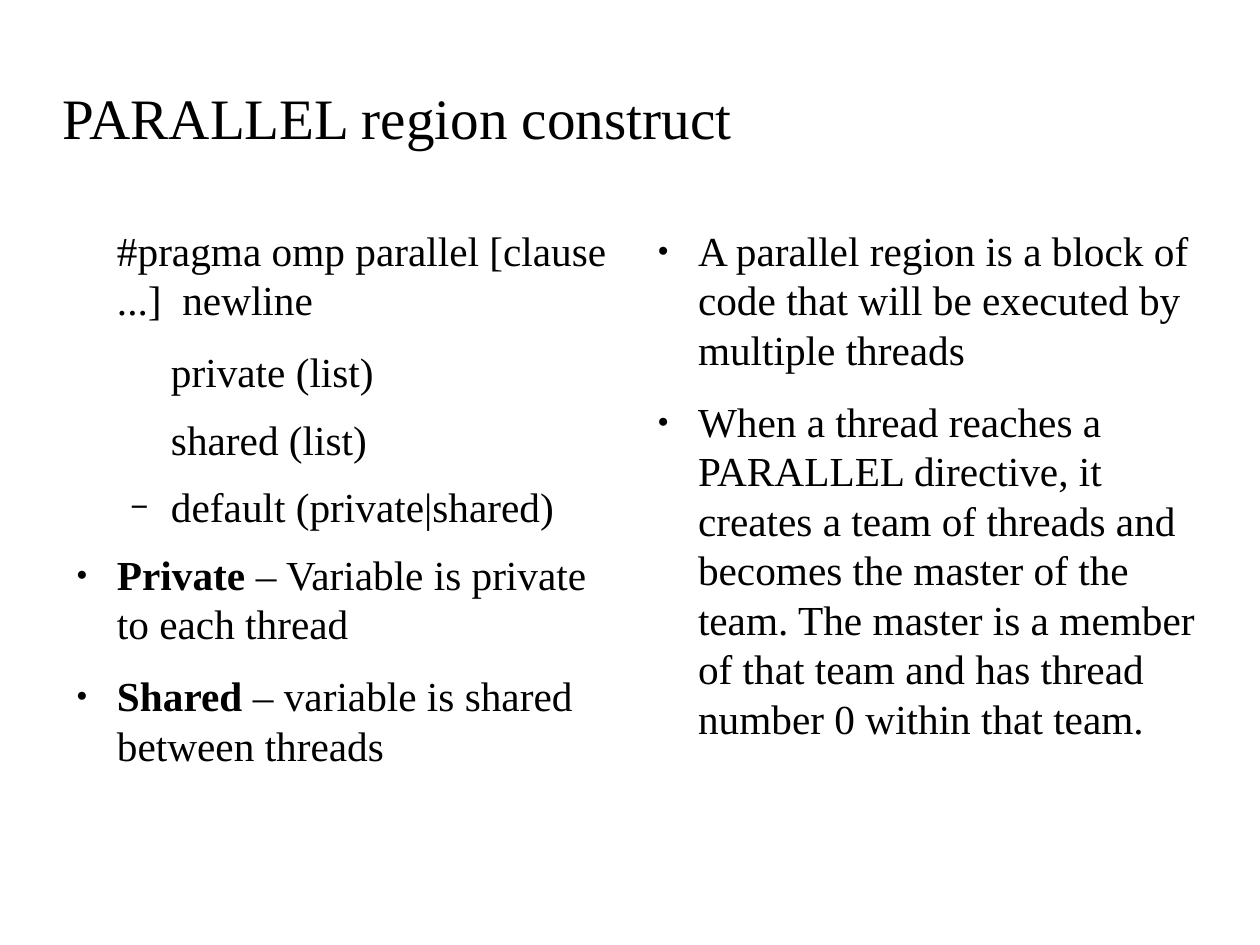
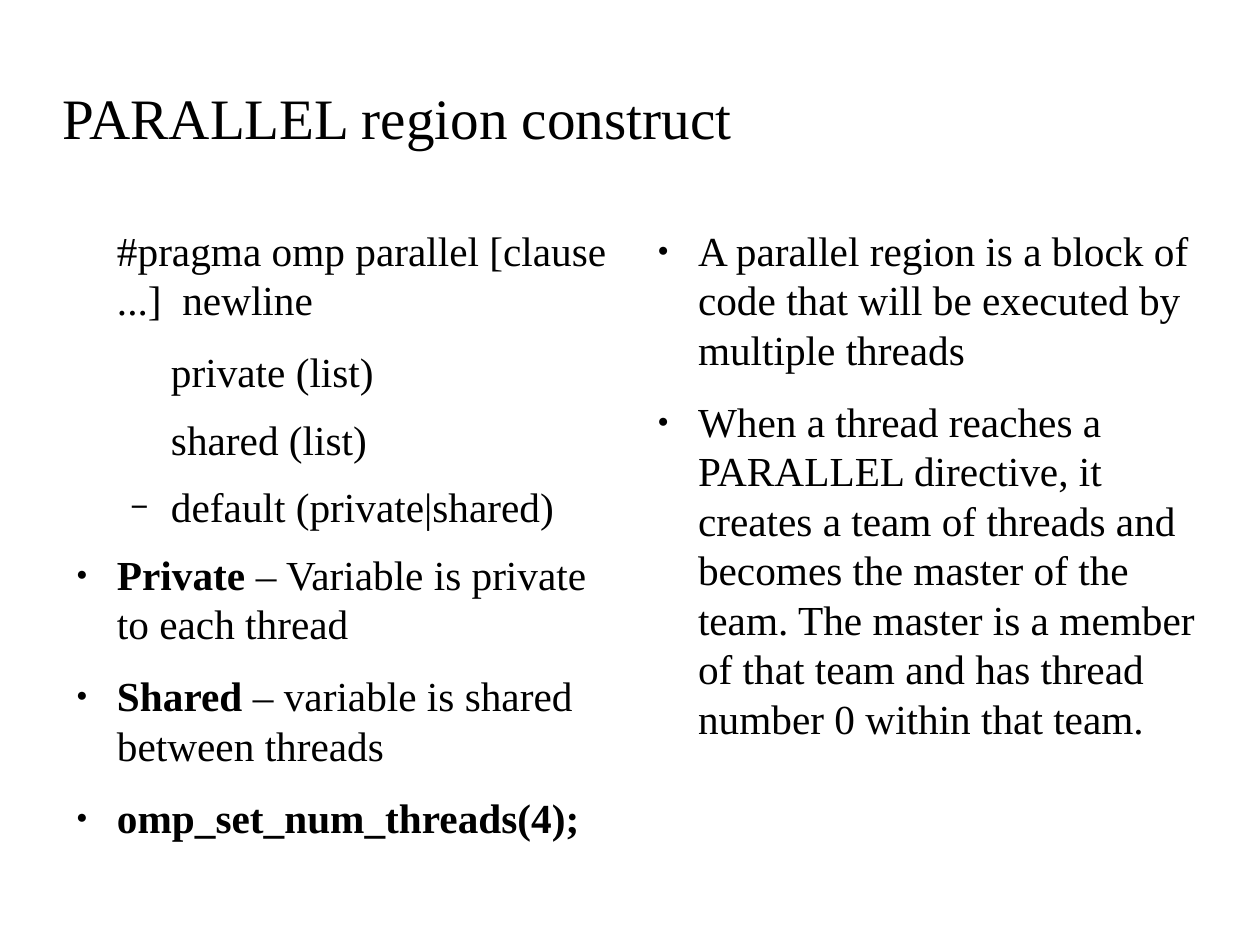
Before and after one commit to kks32/cpp-software-development, a slide deck: slide 10 of Ex12_Parallelisation/Ex12_Parallelisation.odp. Drawn at 1260x945 pixels with LibreOffice and Linux fonts; fonts in the diff are those of the drawing; background and template pictures are left out. Boxes give left, top, right and bottom in pixels: in the first picture for what was removed or moved away, otherwise in the second. Text is boxed around its words. In the diff, an @@ line names an element or a change of style, - is before the commit and + after.

```diff
--- a/Ex12_Parallelisation/Ex12_Parallelisation.odp
+++ b/Ex12_Parallelisation/Ex12_Parallelisation.odp
@@ text at [117,804,579,842]: paragraph added @@
+● omp_set_num_threads(4);
```
Also in this commit, not shown: 3 slides added, 3 other files.
